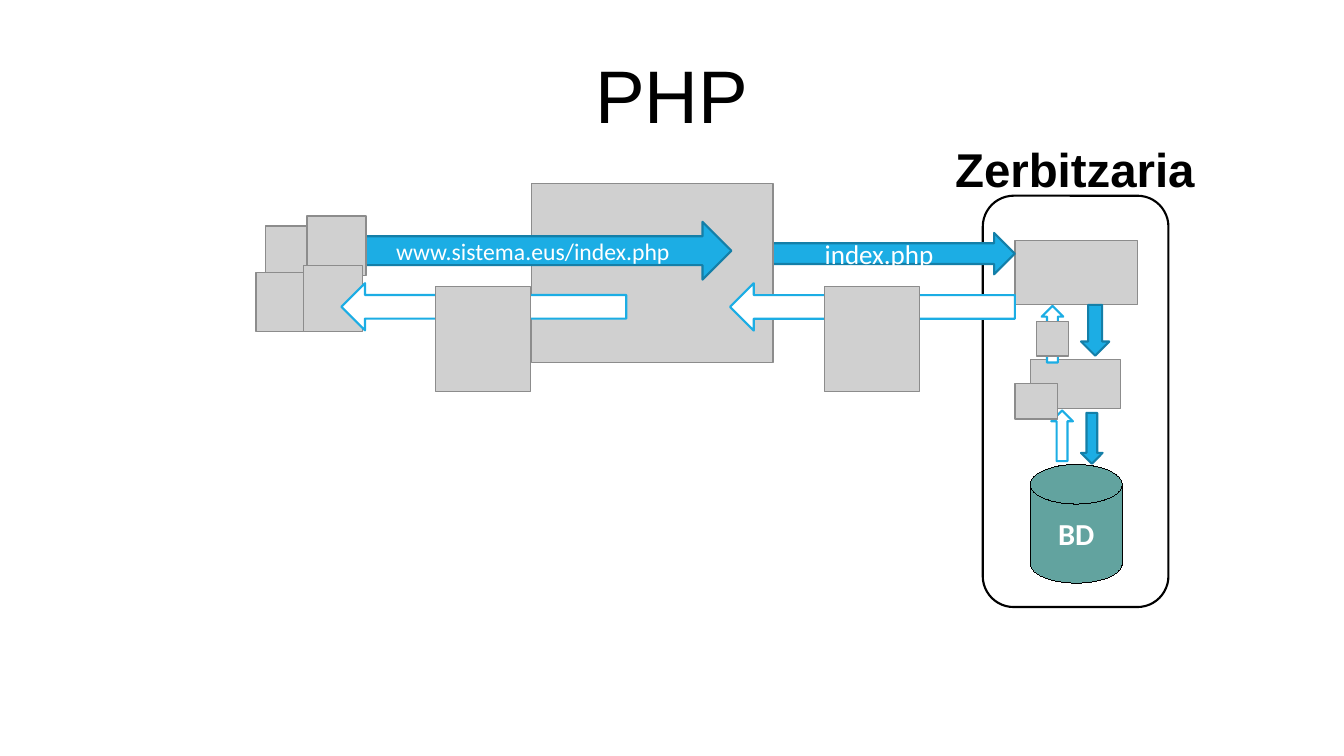
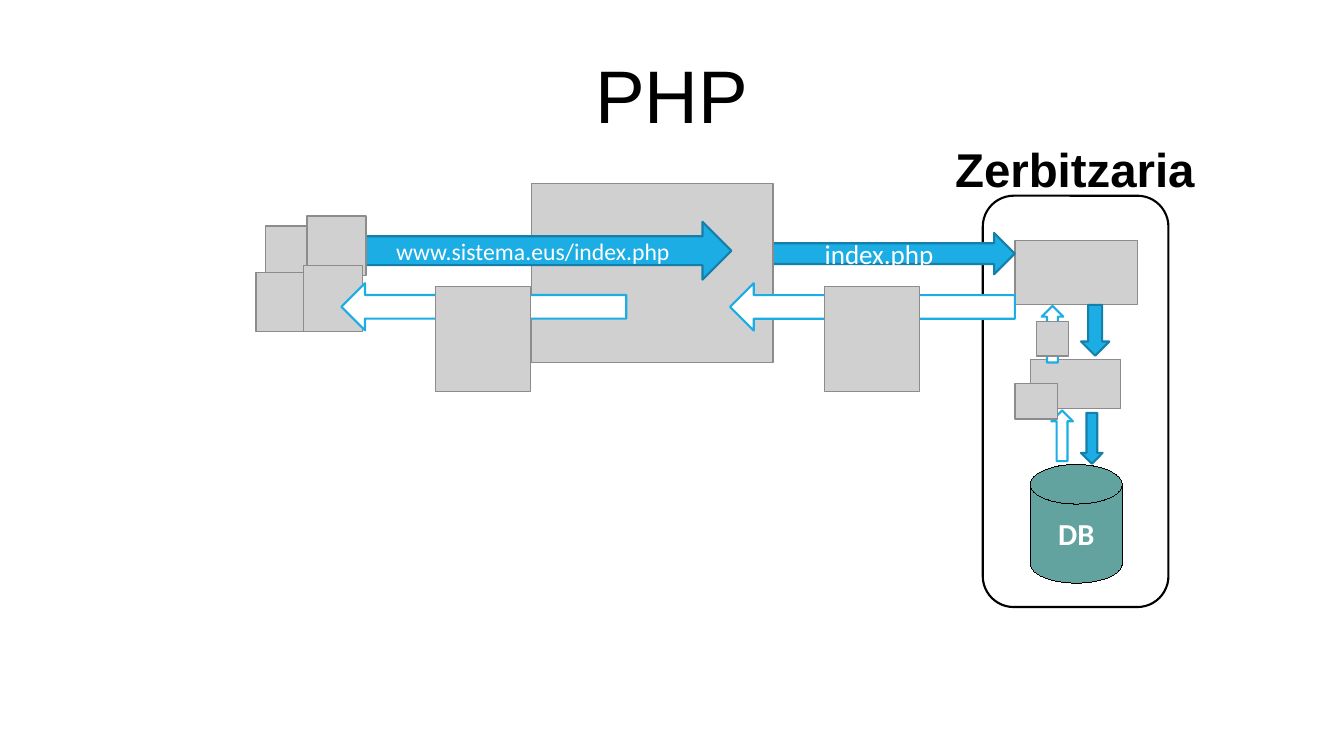
Before and after one commit to mikel-egana-aranguren/EHU-ISSKS-31, a slide deck: slide 46 of WebSistemak/WebSistemak.odp. Drawn at 1344x756 pixels with LibreOffice and Linux fonts; fonts in the diff are those of the drawing; grey boxes stand for pictures; background and template pictures are left out. Boxes give left, top, right and bottom in pixels: in the first picture for what was removed or moved away, otherwise in the second. Text is boxed around its words. In the diff, an @@ line names an element or a change of style, - is before the commit and + after.

```diff
--- a/WebSistemak/WebSistemak.odp
+++ b/WebSistemak/WebSistemak.odp
@@ text in cylinder at [1058,525,1094,545]: text changed @@
-BD
+DB
```
Also in this commit, not shown: 3 other slides changed, 2 other files.
